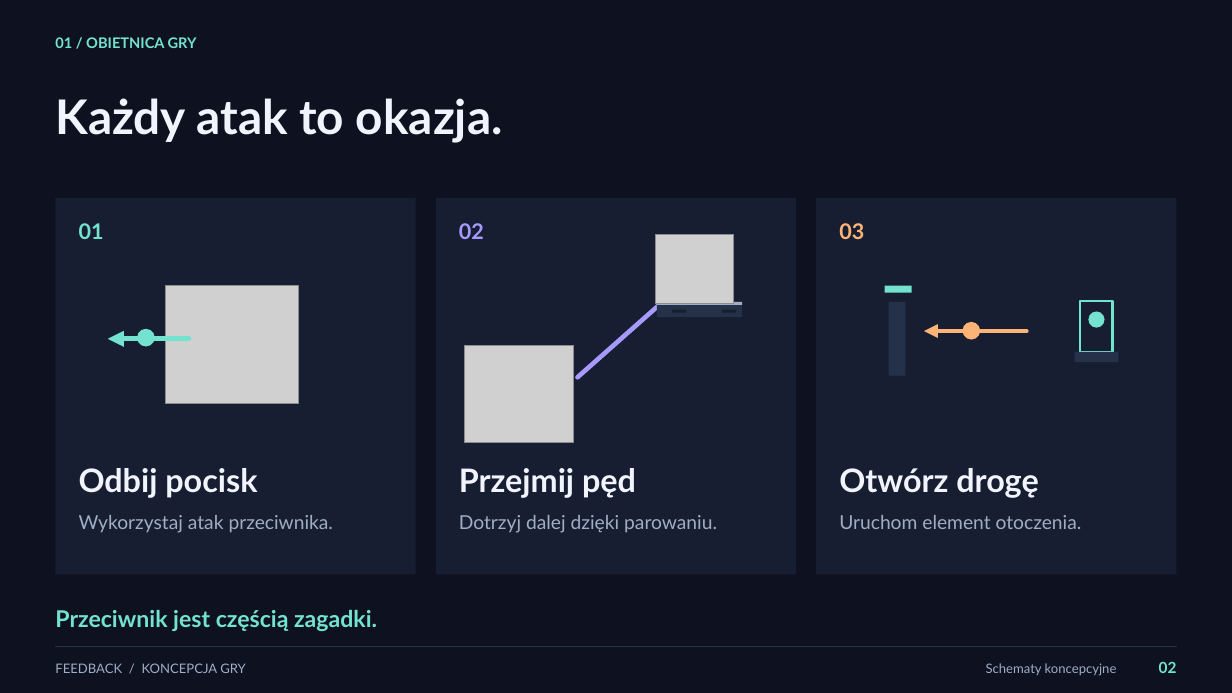
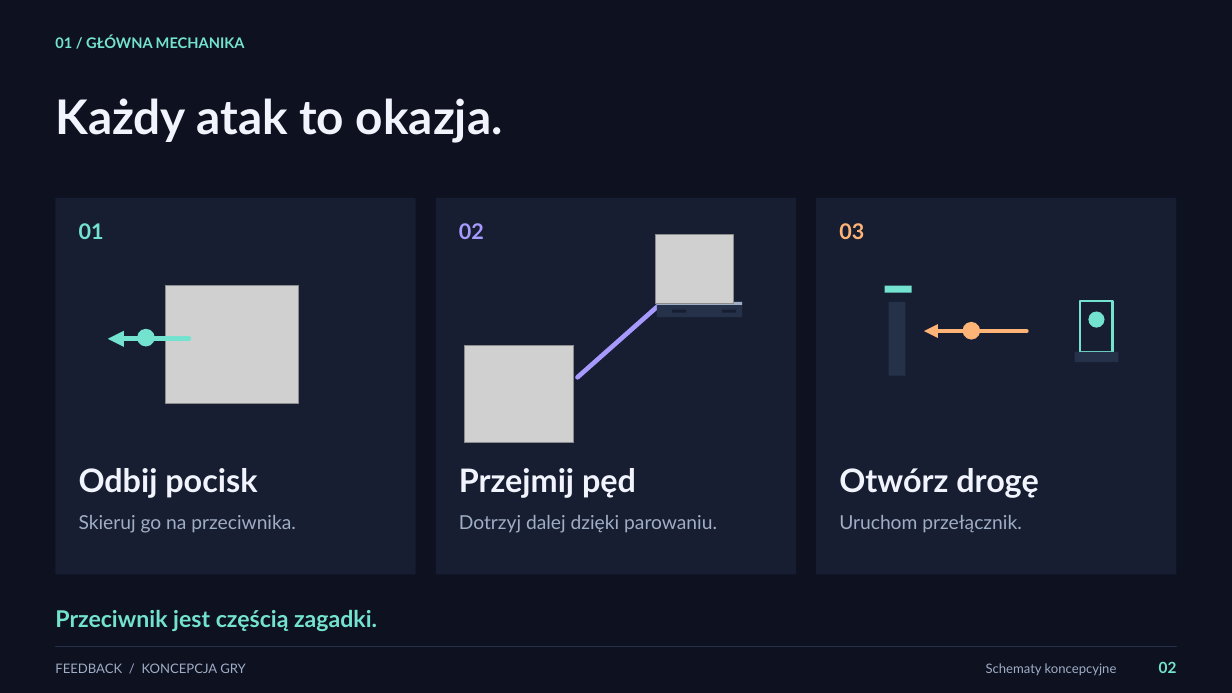
Before and after one commit to 1180779/feedback, a slide deck: slide 2 of psw/pitch_slides/feedback-pitch.pptx. Drawn at 1232x693 pixels with LibreOffice and Linux fonts; fonts in the diff are those of the drawing; grey boxes stand for pictures. Boxes give left, top, right and bottom in pixels: in the first picture for what was removed or moved away, otherwise in the second. Text is boxed around its words. In the diff, an @@ line names an element or a change of style, - is before the commit and + after.

```diff
--- a/psw/pitch_slides/feedback-pitch.pptx
+++ b/psw/pitch_slides/feedback-pitch.pptx
@@ text at bbox=[55, 35, 245, 48]: text changed @@
-01 / OBIETNICA GRY
+01 / GŁÓWNA MECHANIKA
@@ text at bbox=[79, 515, 296, 533]: text changed @@
-Wykorzystaj atak przeciwnika.
+Skieruj go na przeciwnika.
@@ text at bbox=[839, 515, 1021, 533]: text changed @@
-Uruchom element otoczenia.
+Uruchom przełącznik.
```
Also in this commit, not shown: 8 other slides changed, 5 other files.
